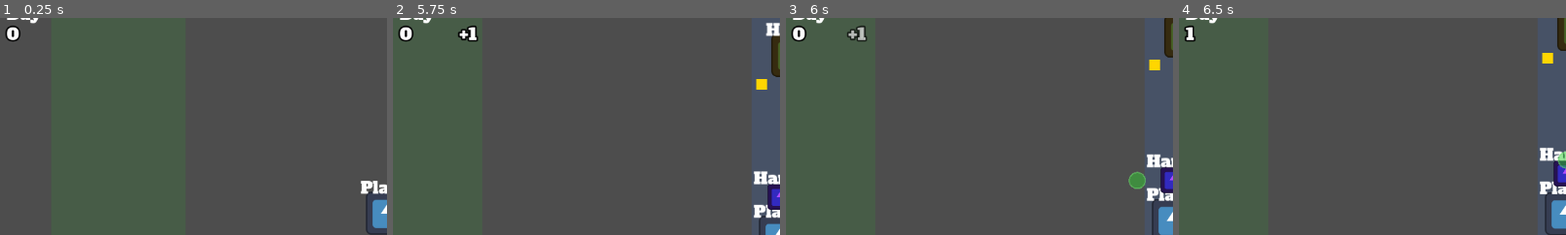
Above: before the commit, frames 1-4 (left to right).
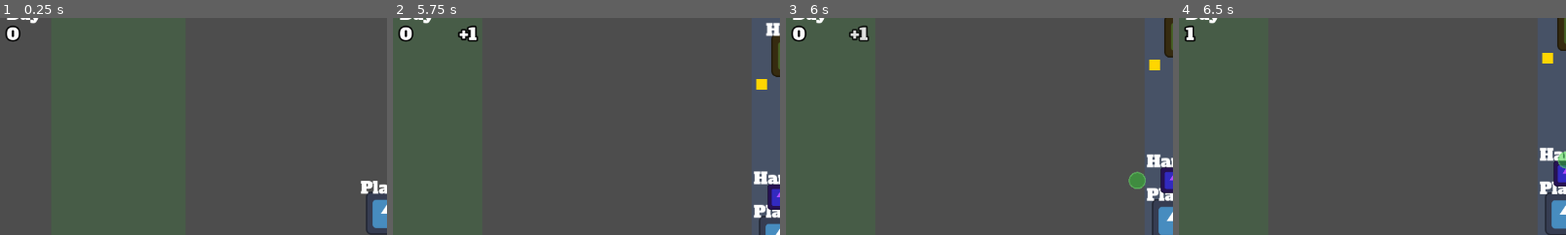
Above: after the commit, the same moments.

Repository: poga/dark-sea
Game: Godot game, scene res://scenes/game/main.tscn
Same seed, same stepped clock (60 frames per second), same inputs: the game is played once before the commit and once after it. The project has no main scene, so this scene is started directly. The engine's default icon, where the game draws it, is replaced by a stand-in: a white triangle on a blue panel in a dark square.
Inputs (mouse positions are % of the whole screen's width and height, from its top left):
- Up to frame 1 (0.25 s): no input
- Up to frame 2 (5.75 s): tap Enter at 0.5 s; move the mouse to (72, 45) at 0.52 s; press the mouse at (72, 45) at 0.53 s; hold D (move_right) 0.53-1.25 s; release the mouse at (72, 45) at 1.25 s; drag from (30, 55) to (6, 50) at 1.27 s; move the mouse to (60, 28) at 2.02 s; hold D (move_right) 2.03-2.75 s; tap Alt at 2.1, 5.1 s; drag from (45, 70) to (53, 50) at 2.77 s; move the mouse to (80, 65) at 3.52 s; press the mouse at (80, 65) at 3.53 s; hold A (move_left) 3.53-4.25 s; release the mouse at (80, 65) at 4.25 s; drag from (20, 35) to (60, 50) at 4.27 s; move the mouse to (55, 50) at 5.02 s; hold S (move_down) from 5.03 s (still down); click (55, 50) at 5.17 s
- Up to frame 3 (6 s): release S (move_down) at 5.75 s; drag from (35, 25) to (50, 47) at 5.77 s
- Up to frame 4 (6.5 s): no input
The pictures show only the part of the screen within x 0-50%, y 5-55%; the shares and areas given below are measured in that part.

Frames 1-2 are identical in both runs. In frame 3, 0.3% of the frame differs, in the area x 15-22%, y 3-11%; in frame 4, nothing differs.

Commit message:
feat(gold): add state machine with spawning and magnetic collection
Co-Authored-By: Claude Opus 4.6 <noreply@anthropic.com>

Diff:
--- a/scenes/gold/gold.gd
+++ b/scenes/gold/gold.gd
@@ -1,11 +1,81 @@
 extends Area2D
 
 @export var value: int = 1
+@export var friction: float = 0.85
+@export var stop_threshold: float = 5.0
+@export var magnet_acceleration: float = 1500.0
+@export var magnet_max_speed: float = 600.0
+@export var pulse_min_alpha: float = 0.7
+
+enum State { SPAWNING, IDLE, COLLECTING }
+
+var current_state: State = State.IDLE
+var spawn_velocity: Vector2 = Vector2.ZERO
+var _velocity: Vector2 = Vector2.ZERO
+var _target_body: Node2D = null
+var _pulse_tween: Tween = null
 
 func _ready() -> void:
 	add_to_group("gold")
 	body_entered.connect(_on_body_entered)
 
-func _on_body_entered(_body: Node2D) -> void:
-	GameManager.add_gold(value)
-	queue_free()
+func start_spawning(vel: Vector2) -> void:
+	spawn_velocity = vel
+	_velocity = vel
+	current_state = State.SPAWNING
+
+func _physics_process(delta: float) -> void:
+	match current_state:
+		State.SPAWNING:
+			_process_spawning(delta)
+		State.COLLECTING:
+			_process_collecting(delta)
+
+func _process_spawning(_delta: float) -> void:
+	_velocity *= friction
+	global_position += _velocity
+	if _velocity.length() < stop_threshold:
+		_enter_idle()
+
+func _enter_idle() -> void:
+	current_state = State.IDLE
+	_velocity = Vector2.ZERO
+	_start_pulse()
+	# Check if player is already overlapping
+	for body in get_overlapping_bodies():
+		if body is CharacterBody2D:
+			_start_collecting(body)
+			return
+
+func _start_pulse() -> void:
+	_pulse_tween = create_tween().set_loops()
+	_pulse_tween.tween_property(self, "modulate:a", pulse_min_alpha, 0.6)
+	_pulse_tween.tween_property(self, "modulate:a", 1.0, 0.6)
+
+func _on_body_entered(body: Node2D) -> void:
+	if current_state == State.IDLE:
+		_start_collecting(body)
+
+func _start_collecting(body: Node2D) -> void:
+	current_state = State.COLLECTING
+	_target_body = body
+	if _pulse_tween:
+		_pulse_tween.kill()
+		_pulse_tween = null
+	modulate.a = 1.0
+
+func _process_collecting(delta: float) -> void:
+	if not is_instance_valid(_target_body):
+		queue_free()
+		return
+	var dir: Vector2 = (_target_body.global_position - global_position).normalized()
+	_velocity += dir * magnet_acceleration * delta
+	if _velocity.length() > magnet_max_speed:
+		_velocity = _velocity.normalized() * magnet_max_speed
+	global_position += _velocity * delta
+	# Scale down as we approach
+	var dist: float = global_position.distance_to(_target_body.global_position)
+	scale = Vector2.ONE * clampf(dist / 50.0, 0.3, 1.0)
+	if dist < 10.0:
+		GameManager.add_gold(value)
+		queue_free()
